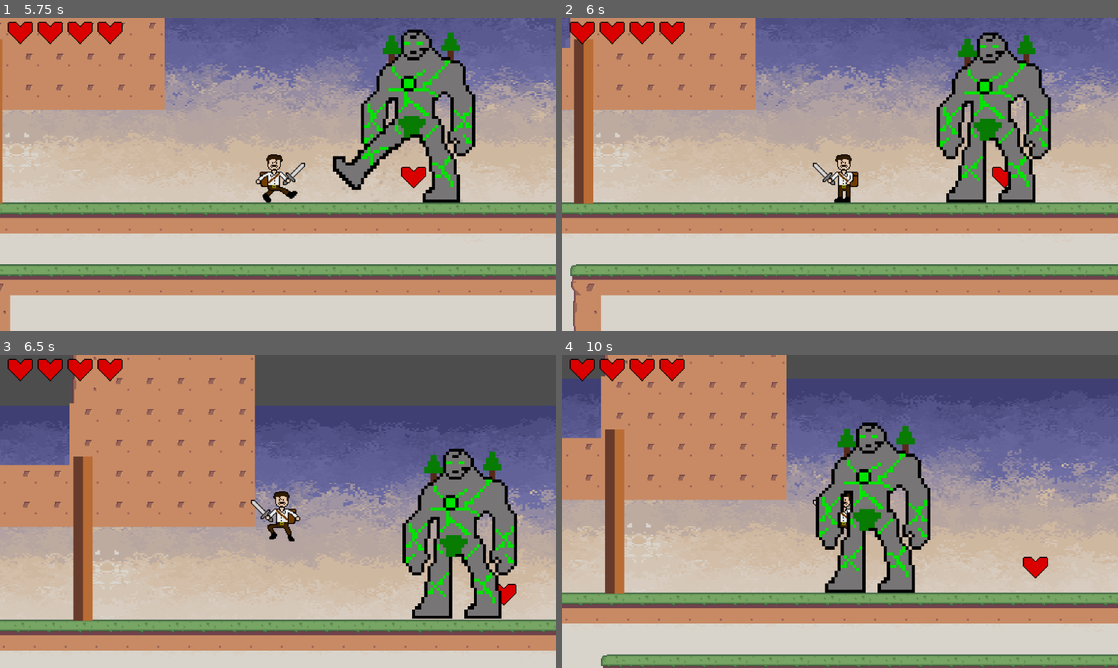
Above: before the commit, frames 1-4 (two rows, left to right).
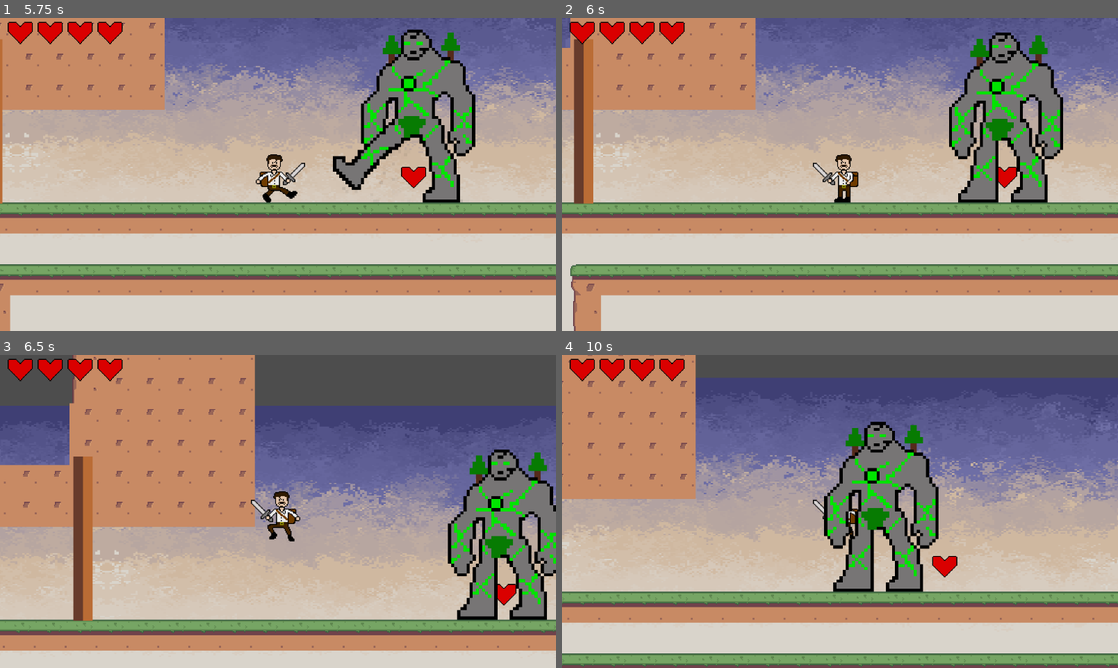
Above: after the commit, the same moments.

Repository: bscott519/ColossalCrisisGame
Game: Godot game, scene res://Scenes/level_5.tscn
Same seed, same stepped clock (60 frames per second), same inputs: the game is played once before the commit and once after it. This scene is started directly instead of the project's main scene. The engine's default icon, where the game draws it, is replaced by a stand-in: a white triangle on a blue panel in a dark square. Sound files missing from this copy of the repository are replaced by a short silence.
Inputs (mouse positions are in pixels of both pictures, inside the frame that each line leads up to):
- Up to frame 1 (5.75 s): tap Enter (enter) at 0.5, 1.35, 2.85, 4.35 s; move the mouse to (400, 158) at 0.52 s; hold Enter (enter) 0.53-1.28 s; hold D (right) 0.53-2.03 s; click (400, 158) at 0.6 s; tap Space (jump) at 0.77, 1.52, 3.02, 3.77, 4.52 s; move the mouse to (166, 190) at 1.27 s; click (166, 190) at 1.55 s; move the mouse to (333, 105) at 2.02 s; hold A (left) 2.03-2.78 s; hold Enter (enter) 2.03-2.78 s; click (333, 105) at 2.1 s; move the mouse to (250, 237) at 2.77 s; hold D (right) 2.78-4.28 s; click (250, 237) at 3.05 s; move the mouse to (444, 221) at 3.52 s; hold Enter (enter) 3.53-4.28 s; click (444, 221) at 3.6 s; move the mouse to (111, 127) at 4.27 s; hold A (left) 4.28-5.03 s; click (111, 127) at 4.55 s; move the mouse to (305, 174) at 5.02 s; hold D (right) from 5.03 s (still down); hold Enter (enter) from 5.03 s (still down); click (305, 174) at 5.1 s
- Up to frame 2 (6 s): move the mouse to (756, 96) at 5.77 s; release D (right) at 5.78 s; release Enter (enter) at 5.78 s; hold A (left) from 5.78 s (still down); tap Enter (enter) at 5.85 s
- Up to frame 3 (6.5 s): keep holding A (left); tap Space (jump) at 6.02 s; click (194, 433) at 6.05 s
- Up to frame 4 (10 s): move the mouse to (962, 495) at 6.52 s; hold Enter (enter) 6.53-7.28 s; click (962, 495) at 6.6 s; tap Space (jump) at 6.77, 7.52, 9.02, 9.77 s; move the mouse to (728, 527) at 7.27 s; release A (left) at 7.28 s; hold D (right) 7.28-9.53 s; tap Enter (enter) at 7.35, 8.85 s; click (728, 527) at 7.55 s; move the mouse to (895, 442) at 8.02 s; hold Enter (enter) 8.03-8.78 s; click (895, 442) at 8.1 s; move the mouse to (812, 574) at 8.77 s; click (812, 574) at 9.05 s; move the mouse to (1006, 558) at 9.52 s; hold A (left) from 9.53 s (still down); hold Enter (enter) from 9.53 s (still down); click (1006, 558) at 9.6 s

Frame 1 is identical in both runs. In frame 2, 7.3% of the frame differs, in the area x 67-91%, y 4-60%; in frame 3, 10%; in frame 4, 26%, in the area x 0-100%, y 0-100%.

Commit message:
trying to fix giant animations

Diff:
--- a/Scenes/earth_giant.tscn
+++ b/Scenes/earth_giant.tscn
@@ -128,6 +128,9 @@
 [sub_resource type="RectangleShape2D" id="RectangleShape2D_8icpq"]
 size = Vector2(201, 40)
 
+[sub_resource type="RectangleShape2D" id="RectangleShape2D_fyhic"]
+size = Vector2(75, 31)
+
 [node name="EarthGiant" type="CharacterBody2D"]
 script = ExtResource("1_kl2yr")
 
@@ -149,3 +152,9 @@
 shape = SubResource("RectangleShape2D_8icpq")
 
 [node name="AttackCooldown" type="Timer" parent="."]
+
+[node name="AttackRadius" type="Area2D" parent="."]
+
+[node name="CollisionShape2D" type="CollisionShape2D" parent="AttackRadius"]
+position = Vector2(-2.5, 14.5)
+shape = SubResource("RectangleShape2D_fyhic")
--- a/Scripts/earth_giant.gd
+++ b/Scripts/earth_giant.gd
@@ -5,6 +5,7 @@
 @onready var animated_sprite_2d = $AnimatedSprite2D
 @onready var detection_area = $Detection
 @onready var attack_cooldown = $AttackCooldown
+@onready var attack_radius = $AttackRadius
 
 var current_state = State.IDLE
 var player = null
@@ -13,6 +14,7 @@
 
 func _ready():
 	detection_area.connect("body_entered", _on_body_entered)
+	attack_radius.connect("body_entered", _on_attack_radius_body_entered)
 	attack_cooldown.start()
 
 func _physics_process(delta):
@@ -29,24 +31,29 @@
 
 				move_and_slide()
 
-				if global_position.distance_to(player.global_position) < attack_range and not attack_cooldown.time_left > 0:
+				var dist = global_position.distance_to(player.global_position)
+				if dist < attack_range and not attack_cooldown.time_left > 0:
 					choose_attack()
+					print("Distance to player:", dist)
 
 				animated_sprite_2d.flip_h = direction.x < 0
 
 		State.STOMP:
 			velocity = Vector2.ZERO
 			if not animated_sprite_2d.is_playing():
+				print("Playing stomp animation")
 				animated_sprite_2d.play("stomp")
 
 		State.SLAM:
 			velocity = Vector2.ZERO
 			if not animated_sprite_2d.is_playing():
+				print("Playing slam animation")
 				animated_sprite_2d.play("slam")
 
 		State.SUMMON:
 			velocity = Vector2.ZERO
 			if not animated_sprite_2d.is_playing():
+				print("Playing summon animation")
 				animated_sprite_2d.play("rock_summon")
 
 func choose_attack():
@@ -60,6 +67,12 @@
 	if body.name == "player":
 		player = body
 		change_state(State.CHASE)
+
+func _on_attack_radius_body_entered(body):
+	if body.name == "player":
+		player = body
+		print("Player entered attack radius")
+		choose_attack()
 
 func change_state(new_state):
 	current_state = new_state
Not shown: 1 places in Scenes/earth_giant.tscn that only renumber resources
